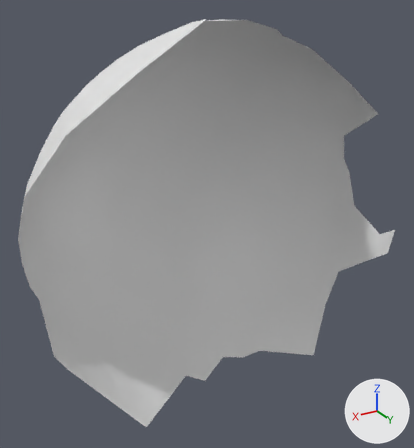
One commit to the OBJ model res/final/onecam_fullvolume/cleanedup/FullVolium.000309.obj: the scene before it, then after it.
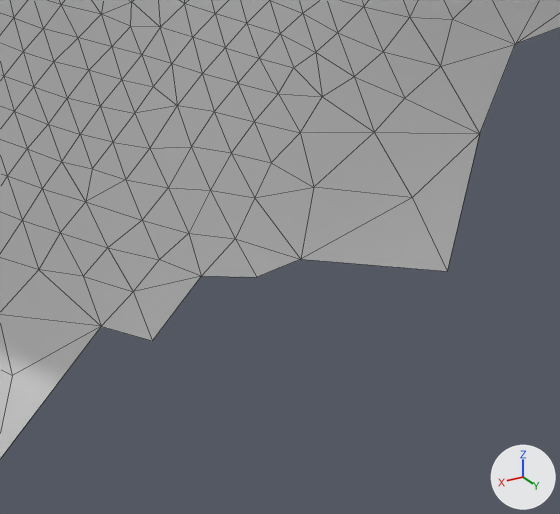
There are two pictures of each version: one whole from a camera (50 mm lens) standing at (246.8, 457.0, 257.5) and looking at (136.8, 273.5, 165.7), one close up on the part from 36% to 86% of the width and 57% to 99% of the height. Every picture has the same lights, and +X, +Y and +Z are marked at lower right. The close-ups show mesh edges as thin lines. Where no turn or scale is listed for an object, it has been applied to the vertices.

Before the edit, the objects in view are built like this:
```python
me_fullvolium_000309 = bpy.data.meshes.new('FullVolium.000309')
me_fullvolium_000309.from_pydata(...)  # 903 vertices, 1769 faces; spans x 61.0..212.0, y 229.0..314.0, z 92.0..247.0
# before: 837 (94.0, 286.0, 108.0) at pixel (412, 197), 838 (81.0, 288.0, 118.0) at pixel (479, 133), 860 (112.0, 280.0, 99.0) at pixel (300, 259), 861 (128.0, 274.0, 97.0) at pixel (201, 276), 874 (140.0, 271.0, 98.0) at pixel (133, 291)
# before: 875 (148.0, 275.0, 96.0) at pixel (101, 326), 900 (141.0, 278.0, 92.0) at pixel (152, 340), 902 (94.0, 297.0, 100.0) at pixel (447, 271)
ob_fullvolium_000309 = bpy.data.objects.new('FullVolium.000309', me_fullvolium_000309)
ob_fullvolium_000309.location = (0.0, 0.0, 0.0)
```
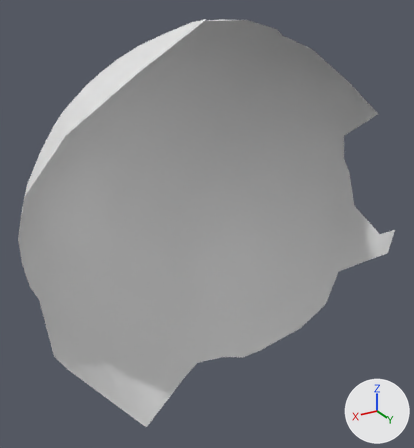
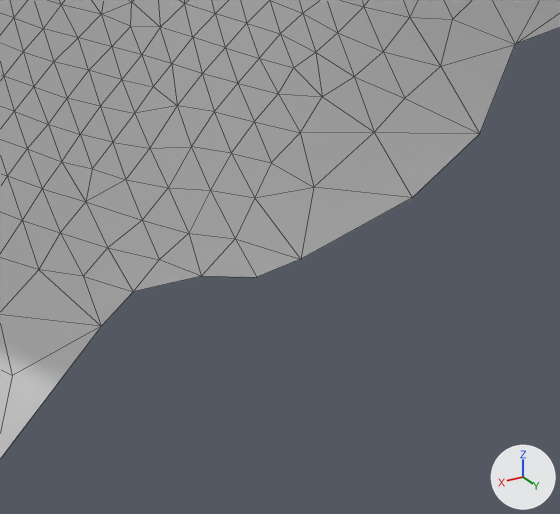
Boxes [x1, y1, x2, y2] around the edits, measured in the close-ups (560 x 514 px):
part 1 of me_fullvolium_000309, deleted: before [101, 134, 480, 341]

Edits to the bpy script that builds the scene:
```text
Change me_fullvolium_000309:
    where me_fullvolium_000309.from_pydata(...)  # 903 vertices, 1769 faces; spans x 61.0..212.0, y 229.0..314.0, z 92.0..247.0
    used by ob_fullvolium_000309; location = (0.0, 0.0, 0.0)
    verts and faces of me_fullvolium_000309; kept vertices keep their numbers, new ones are numbered from 903
    me_fullvolium_000309 part 1
    add delete_vertices([900, 902])  # with the faces that use them
```
